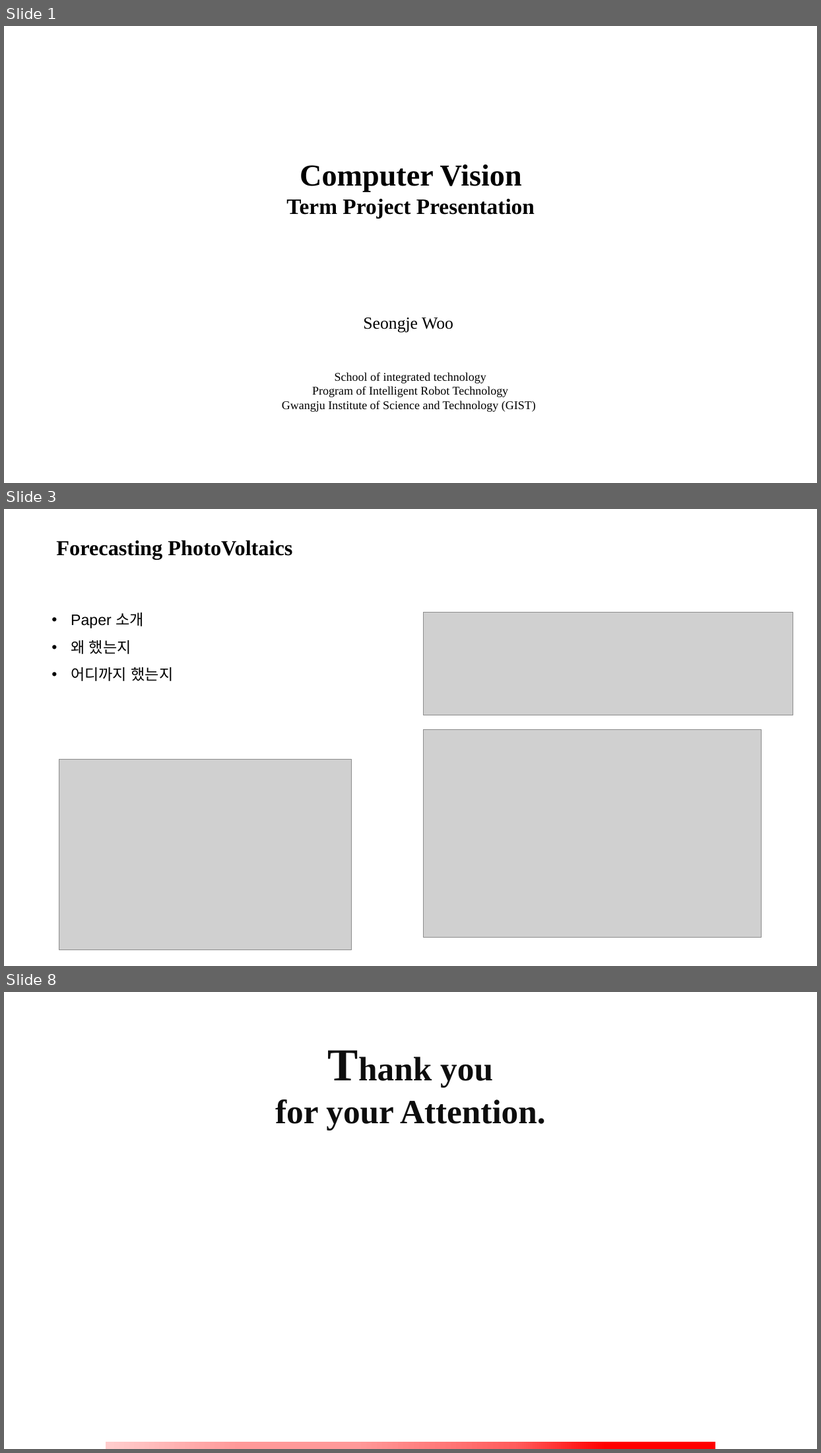
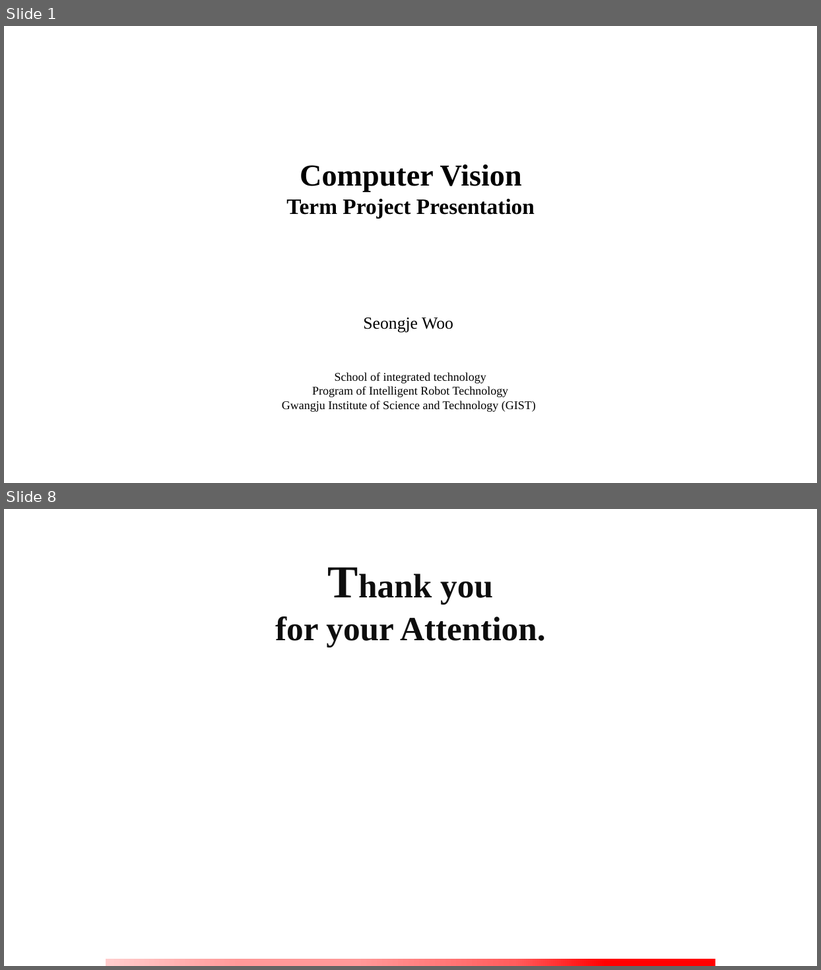
Before and after one commit to goseongje/cv_term_project, a slide deck: TermProject_20201149_SeongjeWoo.pptx. Shown one above the other, each under a label of ours: slides 1, 3 and 8 before the commit, slides 1 and 8 after it; the slides between them are not shown. The pictures are 821x1453 and 821x970 pixels, drawn with LibreOffice and Linux fonts; fonts in the diff are those of the drawing; grey boxes stand for pictures; background and template pictures are left out. Boxes give left, top, right and bottom in pixels: in the first picture for what was removed or moved away, otherwise in the second. Text is boxed around its words. In the diff, an @@ line names an element or a change of style, - is before the commit and + after.

```diff
--- a/TermProject_20201149_SeongjeWoo.pptx
+++ b/TermProject_20201149_SeongjeWoo.pptx
@@ slide 3 removed at (x1=4, y1=509, x2=817, y2=966), background picture (left out) @@
@@ text removed at (x1=56, y1=540, x2=292, y2=560) @@
-Forecasting PhotoVoltaics
@@ text removed at (x1=71, y1=613, x2=174, y2=681) @@
-• Paper 소개
-• 왜 했는지
-• 어디까지 했는지
@@ picture removed at (x1=424, y1=612, x2=793, y2=715) @@
@@ picture removed at (x1=424, y1=729, x2=762, y2=937) @@
@@ picture removed at (x1=59, y1=760, x2=352, y2=950) @@
```
Also in this commit, not shown: 6 slides added, 5 other slides removed, 3 other files.
